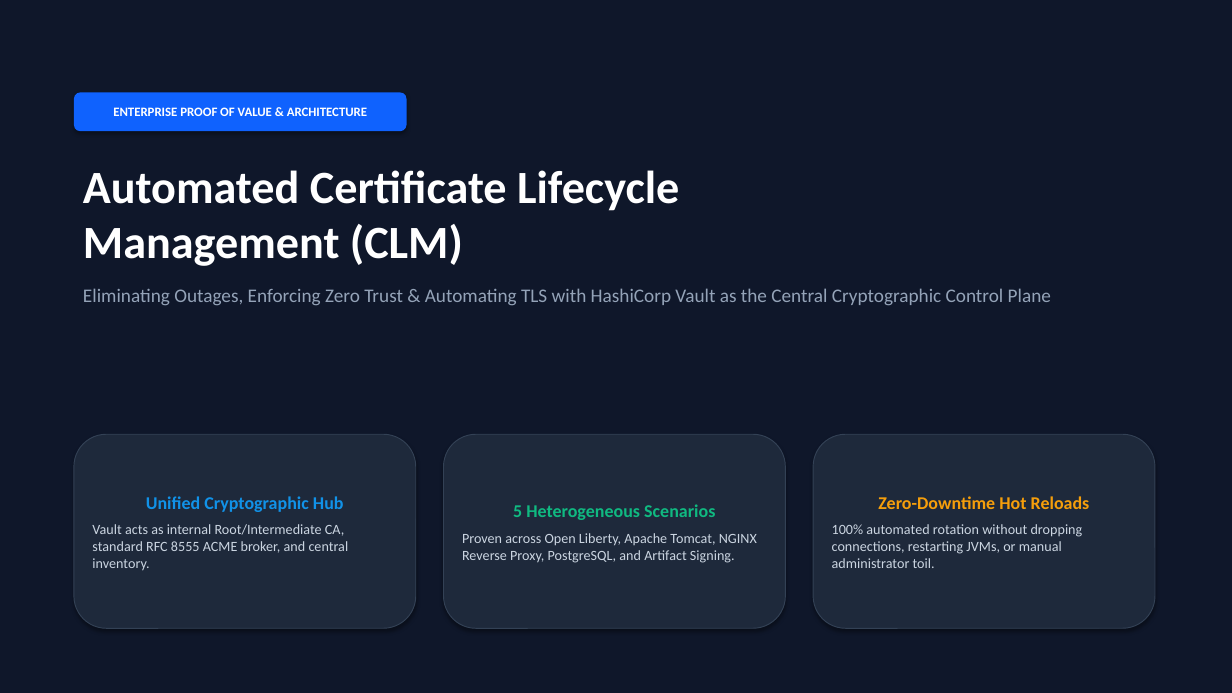
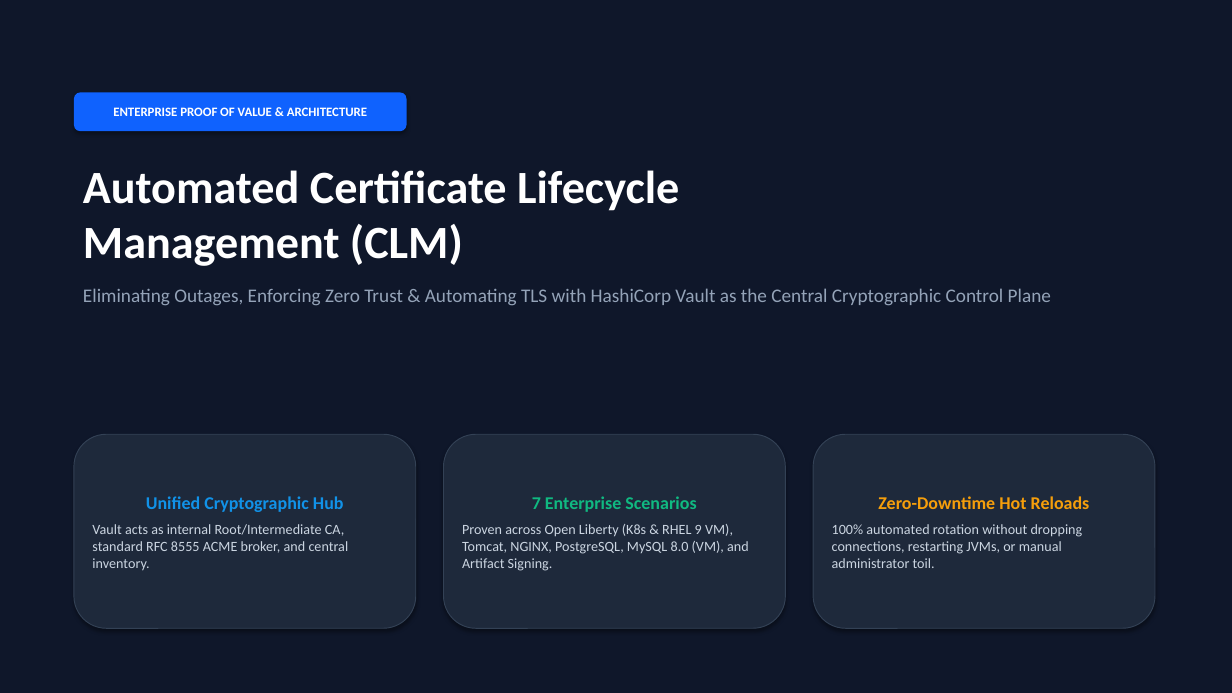
Before and after one commit to isalkovic/ibm-vault-clm-demo, a slide deck: slide 1 of Certificate_Lifecycle_Management_Vault_Sales_Pitch.pptx. Drawn at 1232x693 pixels with LibreOffice and Linux fonts; fonts in the diff are those of the drawing. Boxes give left, top, right and bottom in pixels: in the first picture for what was removed or moved away, otherwise in the second. Text is boxed around its words. In the diff, an @@ line names an element or a change of style, - is before the commit and + after.

Commit message:
docs: update README and PowerPoint pitch with RHEL 9 VM Open Liberty and MySQL scenarios

```diff
--- a/Certificate_Lifecycle_Management_Vault_Sales_Pitch.pptx
+++ b/Certificate_Lifecycle_Management_Vault_Sales_Pitch.pptx
@@ text in rounded rectangle at (x1=462, y1=496, x2=749, y2=571): text changed @@
-5 Heterogeneous Scenarios
-Proven across Open Liberty, Apache Tomcat, NGINX Reverse Proxy, PostgreSQL, and Artifact Signing.
+7 Enterprise Scenarios
+Proven across Open Liberty (K8s & RHEL 9 VM), Tomcat, NGINX, PostgreSQL, MySQL 8.0 (VM), and Artifact Signing.
```
Also in this commit, not shown: 1 slide added, 1 other file.
